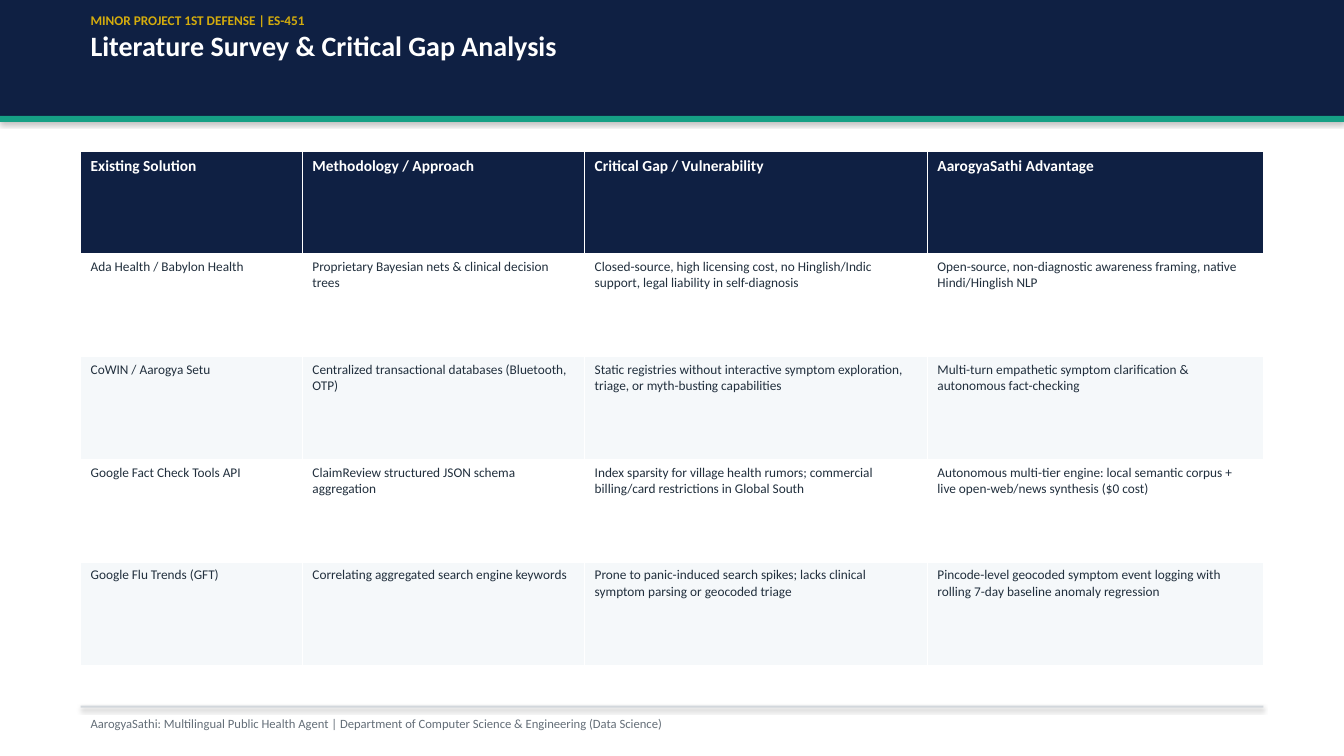
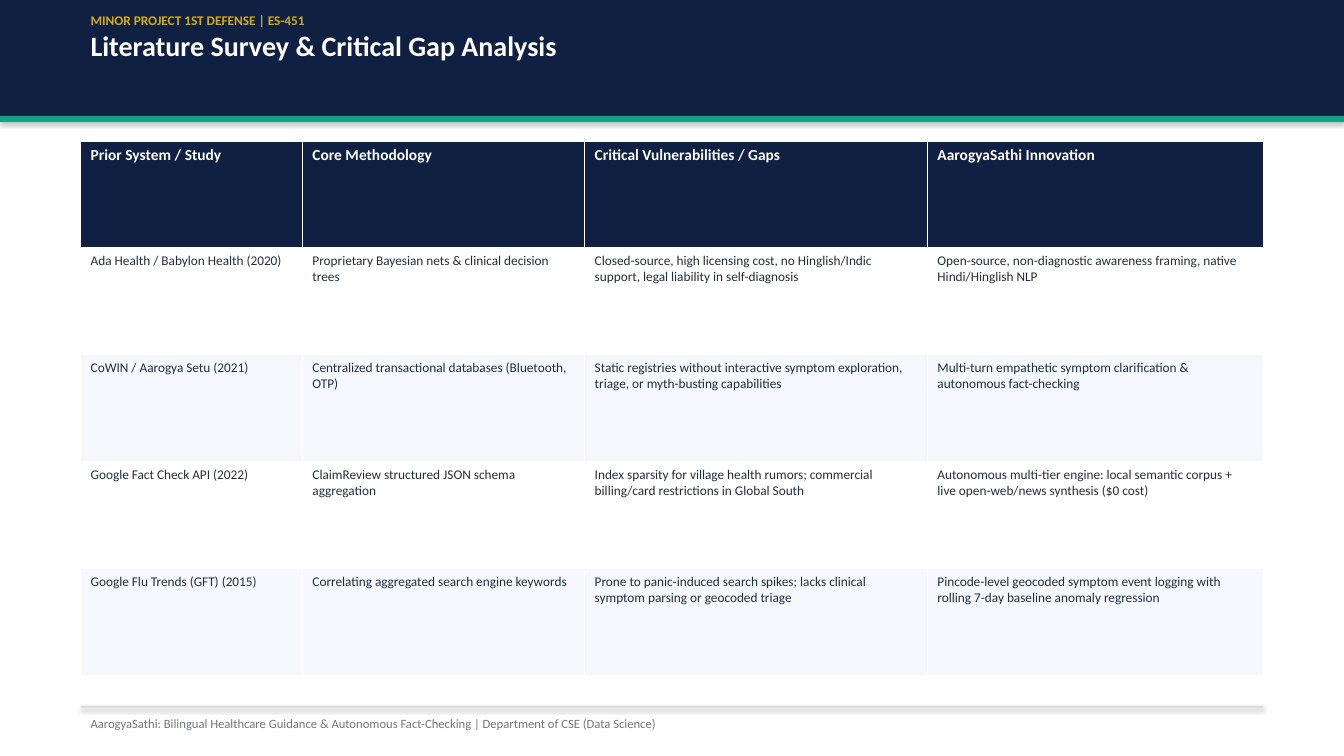
Before and after one commit to salman-mohammad-khan/AarogyaSathi, a slide deck: slide 4 of docs/AarogyaSathi_1st_Defense_Presentation.pptx. Drawn at 1344x756 pixels with LibreOffice and Linux fonts; fonts in the diff are those of the drawing. Boxes give left, top, right and bottom in pixels: in the first picture for what was removed or moved away, otherwise in the second. Text is boxed around its words. In the diff, an @@ line names an element or a change of style, - is before the commit and + after.

```diff
--- a/docs/AarogyaSathi_1st_Defense_Presentation.pptx
+++ b/docs/AarogyaSathi_1st_Defense_Presentation.pptx
@@ table at (x1=81, y1=141, x2=1263, y2=676) @@
-row 1: Existing Solution | Methodology / Approach | Critical Gap / Vulnerability | AarogyaSathi Advantage
+row 1: Prior System / Study | Core Methodology | Critical Vulnerabilities / Gaps | AarogyaSathi Innovation
-row 2, column 1: Ada Health / Babylon Health
+row 2, column 1: Ada Health / Babylon Health (2020)
-row 3, column 1: CoWIN / Aarogya Setu
+row 3, column 1: CoWIN / Aarogya Setu (2021)
-row 4, column 1: Google Fact Check Tools API
+row 4, column 1: Google Fact Check API (2022)
-row 5, column 1: Google Flu Trends (GFT)
+row 5, column 1: Google Flu Trends (GFT) (2015)
@@ fill #F5F8FA to #F5F8FC in 8 cells @@
@@ table resized from (x1=81, y1=151, x2=1263, y2=665) to (x1=81, y1=141, x2=1263, y2=676) @@
@@ text at (x1=91, y1=719, x2=655, y2=730): text changed; text colour #646E78 to #6E7882 @@
-AarogyaSathi: Multilingual Public Health Agent | Department of Computer Science & Engineering (Data Science)
+AarogyaSathi: Bilingual Healthcare Guidance & Autonomous Fact-Checking | Department of CSE (Data Science)
```
Also in this commit, not shown: 12 other slides changed, 1 slide added, 1 slide removed, 9 other files.
